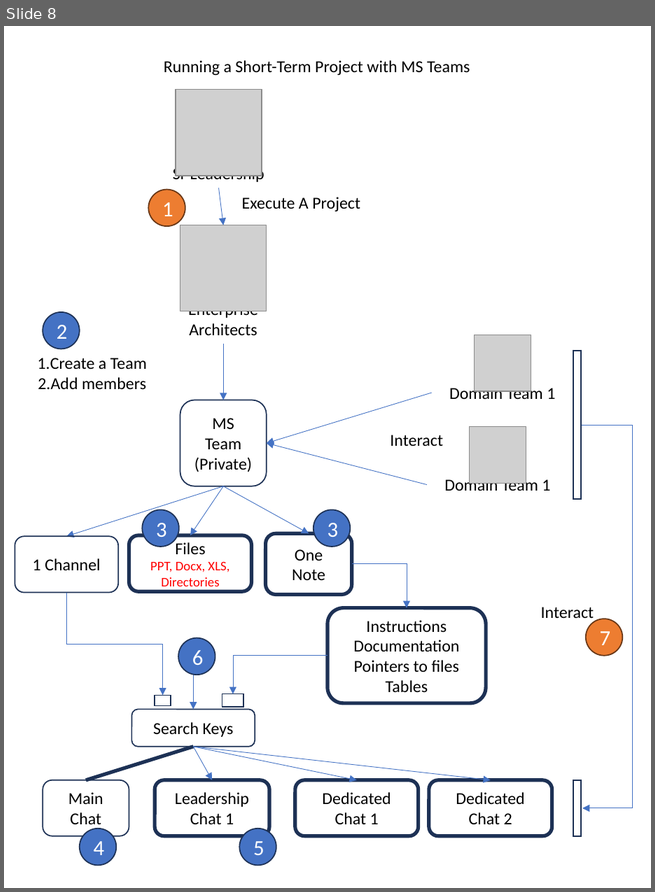
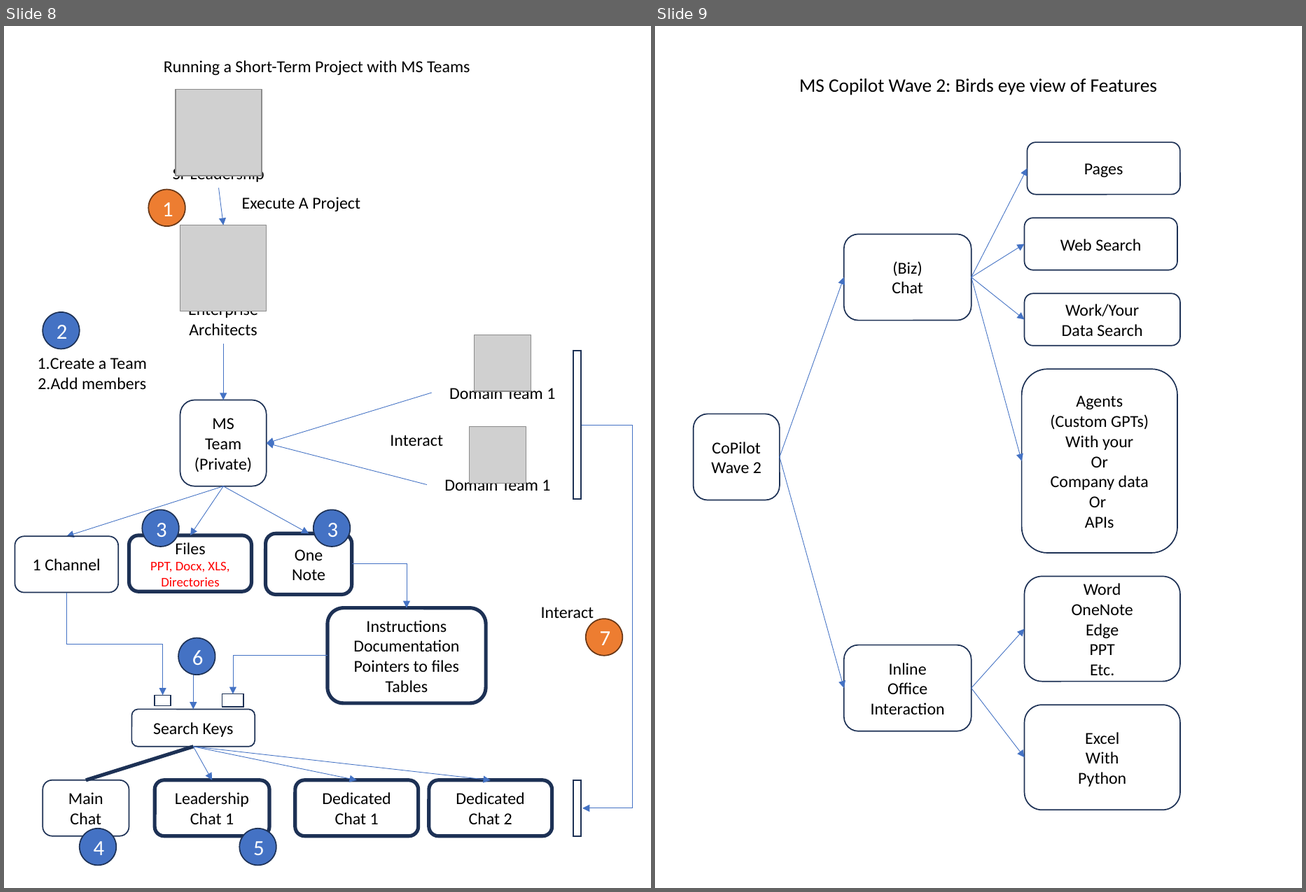
Before and after one commit to SatyaKomatineni/articles-repo, a slide deck: general-tech-figures.pptx. Shown side by side, each under a label of ours: slide 8 before the commit, slides 8 and 9 after it. The pictures are 655x892 and 1306x892 pixels, drawn with LibreOffice and Linux fonts; fonts in the diff are those of the drawing; grey boxes stand for pictures. Boxes give left, top, right and bottom in pixels: in the first picture for what was removed or moved away, otherwise in the second. Text is boxed around its words. In the diff, an @@ line names an element or a change of style, - is before the commit and + after.

```diff
--- a/general-tech-figures.pptx
+++ b/general-tech-figures.pptx
@@ slide 9 added at <box>655,26,1302,888</box>, background #FFFFFF @@
@@ group added at <box>693,78,1180,811</box>: 9 rounded rectangles, 8 arrows, 1 text @@
+MS Copilot Wave 2: Birds eye view of Features
+CoPilot
+Wave 2
+(Biz)
+Chat
+Pages
+Web Search
+Work/Your
+Data Search
+Agents
+(Custom GPTs)
+With your
+Or
+Company data
+Or
+APIs
+Inline
+Office
+Interaction
+Word
+OneNote
+Edge
+PPT
+Etc.
+Excel
+With
+Python
```
Also in this commit, not shown: 4 other files.
